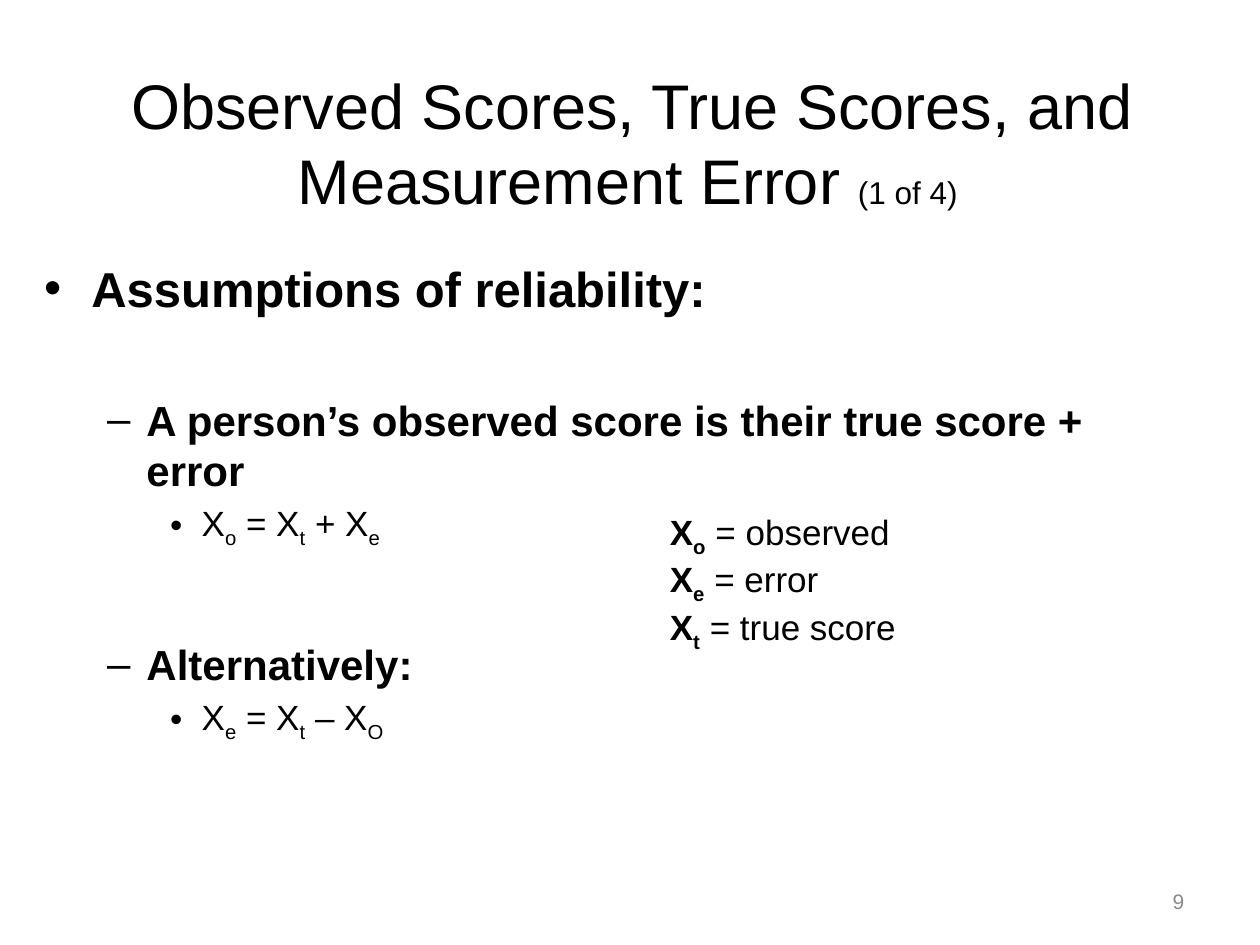
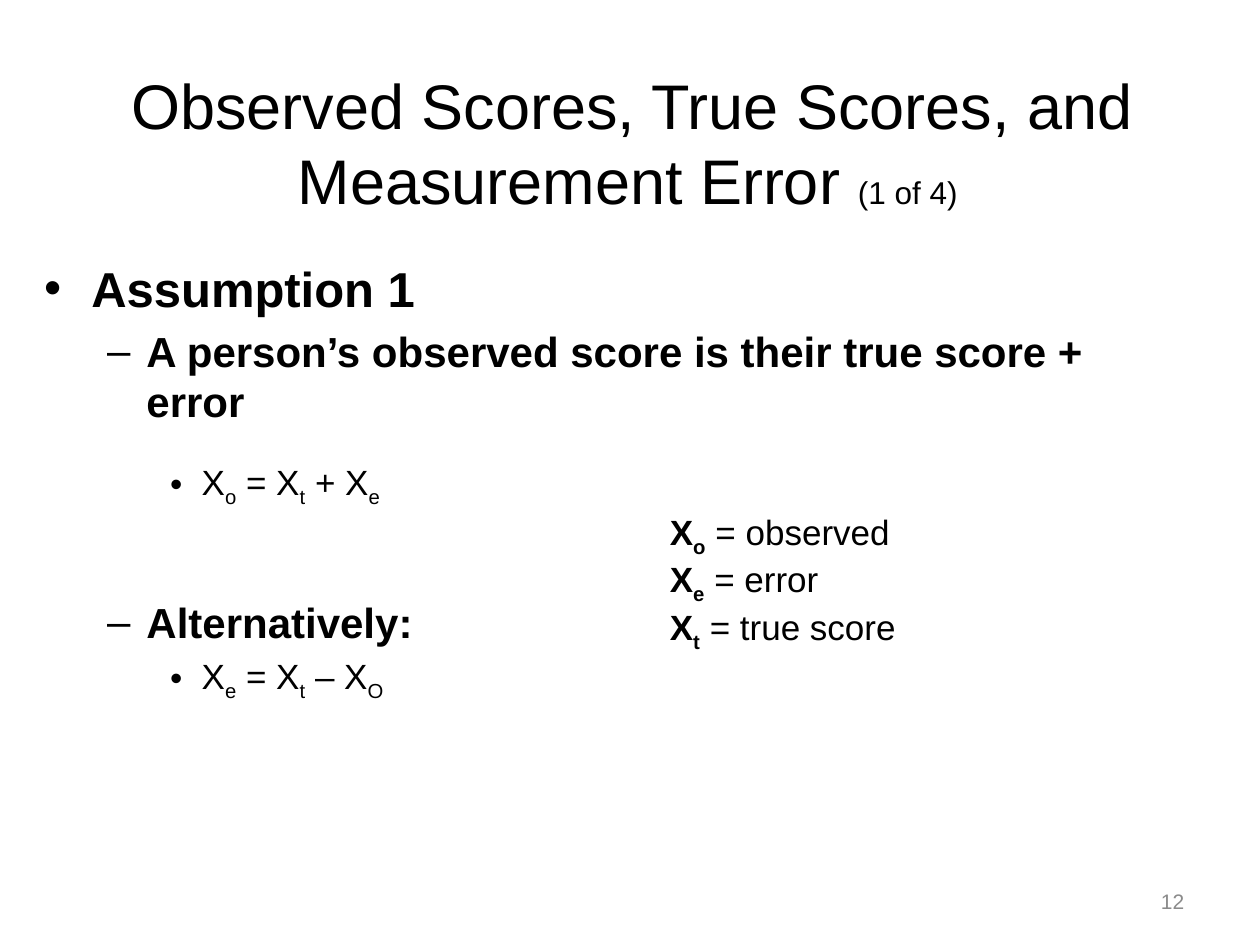
Before and after one commit to npm27/Teaching-Materials, a slide deck: slide 12 of Tests and Eval/Fall 25/Slides/5 Chapter 5.pptx (slide 9 before the commit). Drawn at 1260x945 pixels with LibreOffice and Linux fonts; fonts in the diff are those of the drawing. Boxes give left, top, right and bottom in pixels: in the first picture for what was removed or moved away, otherwise in the second. Text is boxed around its words. In the diff, an @@ line names an element or a change of style, - is before the commit and + after.

```diff
--- a/Tests and Eval/Fall 25/Slides/5 Chapter 5.pptx
+++ b/Tests and Eval/Fall 25/Slides/5 Chapter 5.pptx
@@ text at <box>91,271,415,317</box>: text changed @@
-• Assumptions of reliability:
+• Assumption 1
@@ page number at <box>1161,894,1184,909</box>: text changed @@
-9
+12
```
Also in this commit, not shown: 3 other slides changed, 4 slides added, 39 other files.
